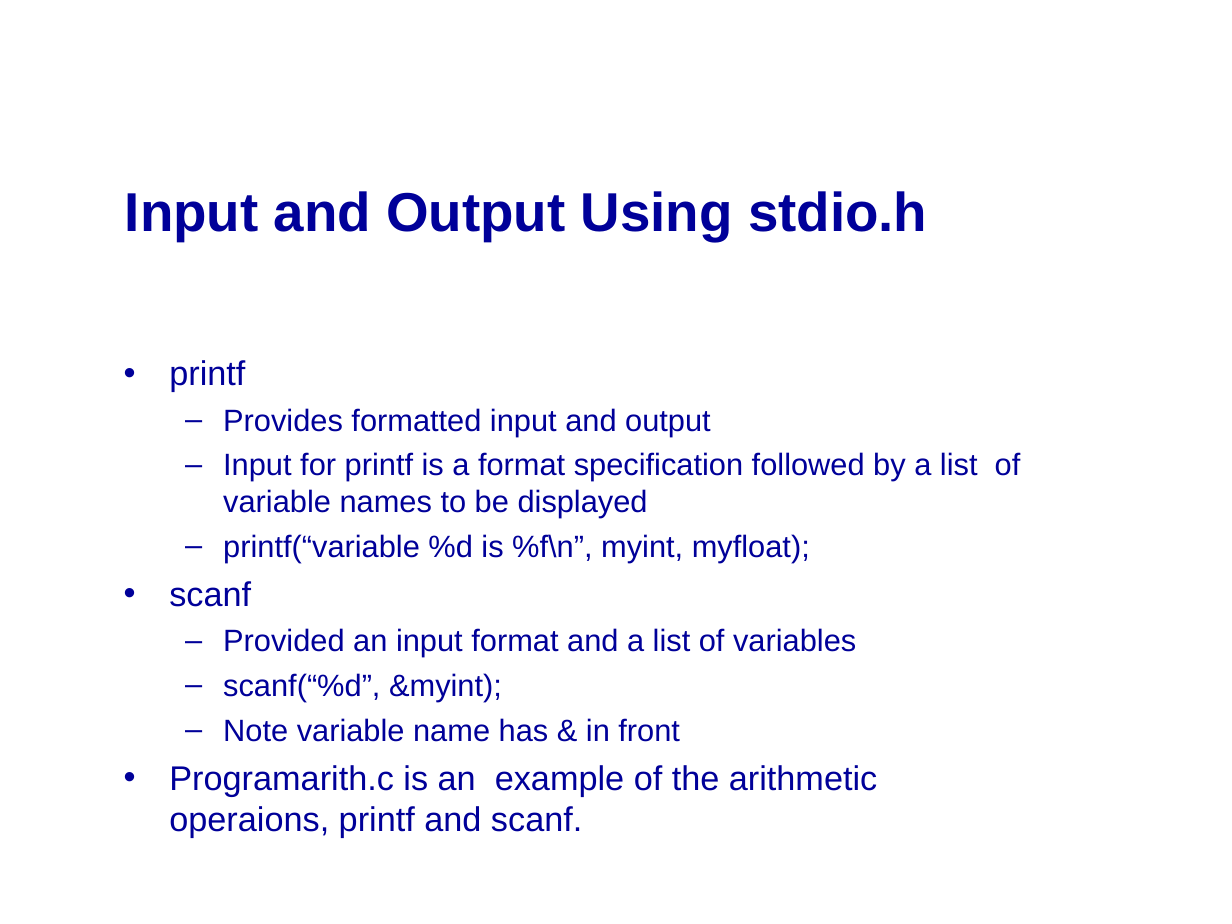
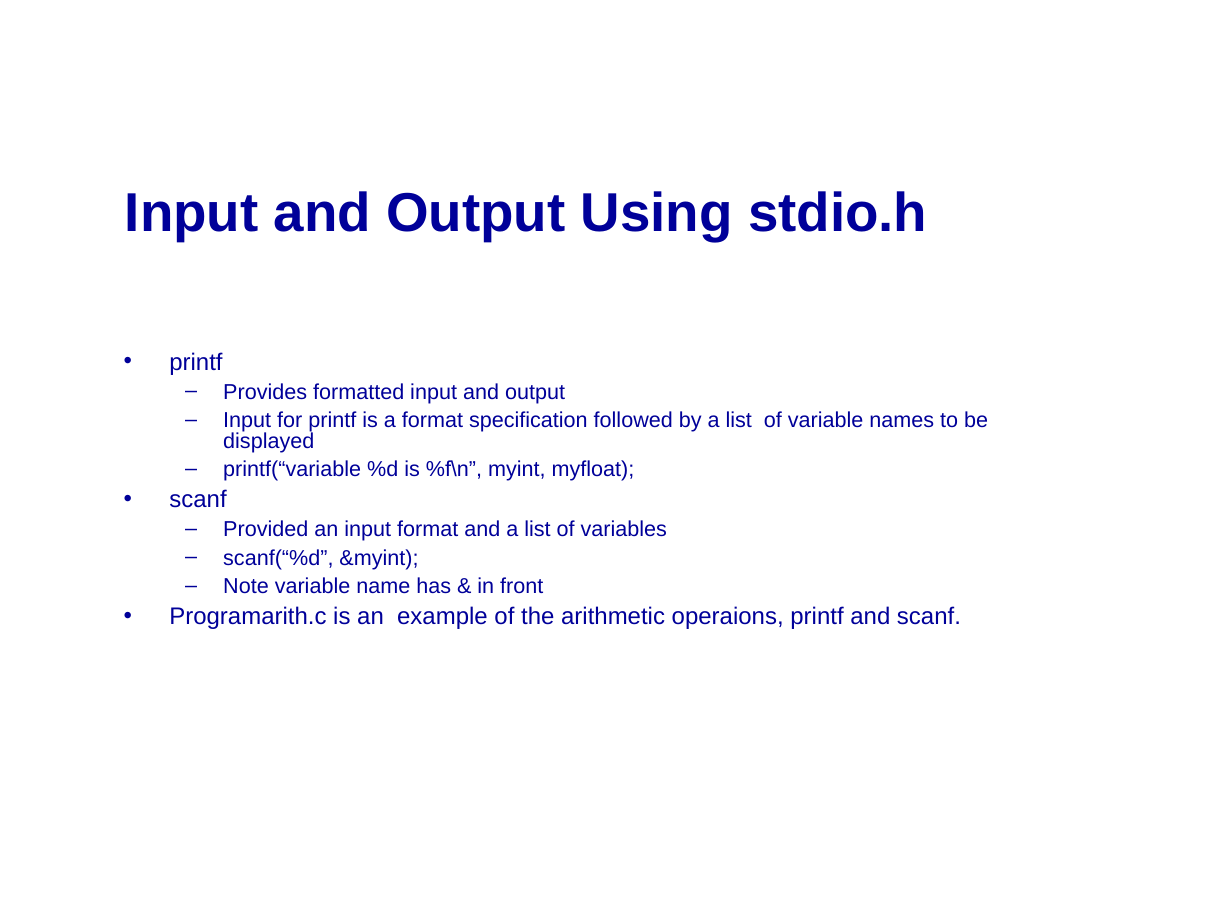
Before and after one commit to mikeg64/iome, a slide deck: slide 28 of src/examples/course/c/presentation/IntrotoC1.ppt. Drawn at 1232x924 pixels with LibreOffice and Linux fonts; fonts in the diff are those of the drawing; background and template pictures are left out. Boxes give left, top, right and bottom in pixels: in the first picture for what was removed or moved away, otherwise in the second. Text is boxed around its words. In the diff, an @@ line names an element or a change of style, - is before the commit and + after.

Commit message:
Basic examples added

```diff
--- a/src/examples/course/c/presentation/IntrotoC1.ppt
+++ b/src/examples/course/c/presentation/IntrotoC1.ppt
@@ text "printf" at (169, 352, 988, 629): size 20 to 14 pt in "printf", "scanf", "Programarith.c is an example of the arithmetic ..."; size 18 to 12.6 pt in "Provides formatted input and output", "Input for printf is a format specification ...", "printf(“variable %d is %f\n”, myint, myfloat);", "Provided an input format and a list ..." and 2 more places; line spacing 1 to 0.8 @@
```
Also in this commit, not shown: 10 other slides changed, 17 slides removed, 7 other files.
